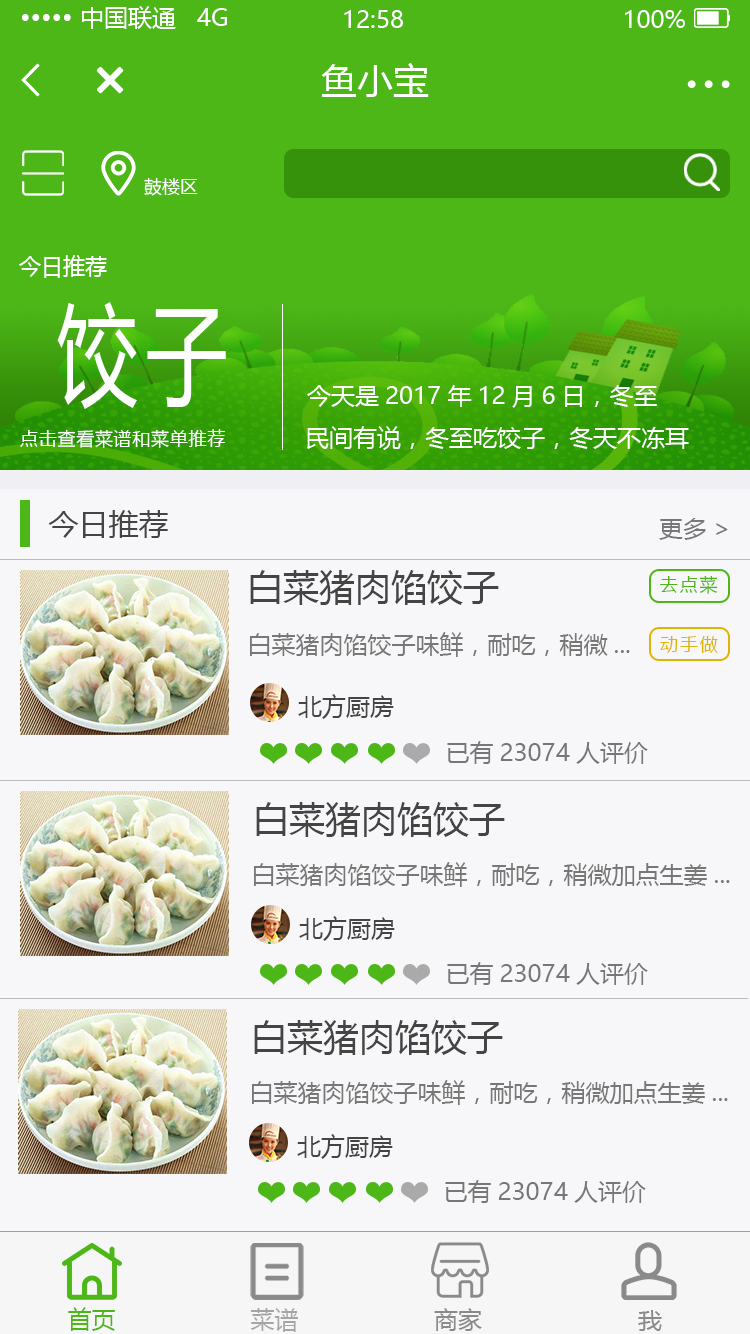
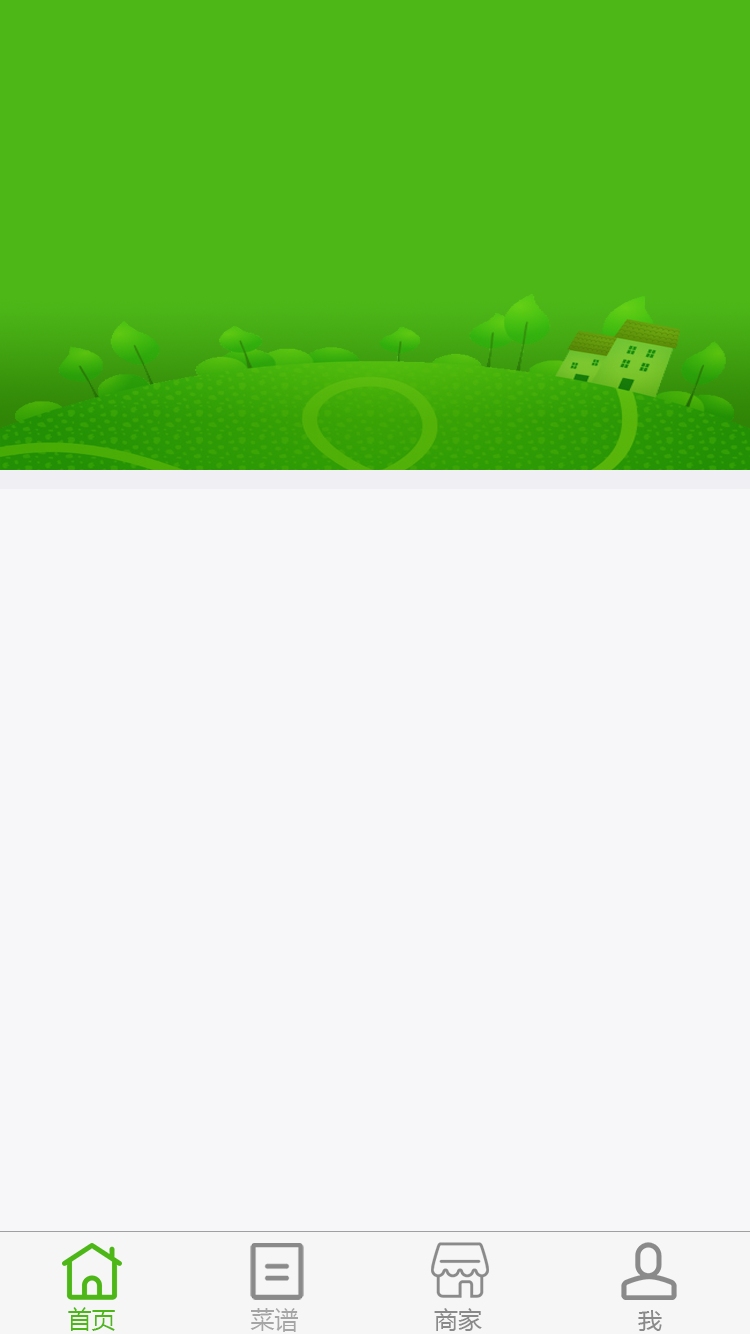
Layers edited between the first and the second 750x1334 image:
hid group "nav-text" (9 layers) over <box>21,6,730,97</box>
hid group "search-text" (5 layers) over <box>22,149,730,198</box>
hid group "top-text" (6 layers) over <box>19,255,689,450</box>
hid group "楼名" (3 layers) over <box>20,500,728,547</box>
hid group "楼层1" (18 layers) over <box>0,559,750,764</box>
hid group "楼层2" (14 layers) over <box>0,780,750,985</box>
hid group "楼层3" (14 layers) over <box>0,998,748,1203</box>
